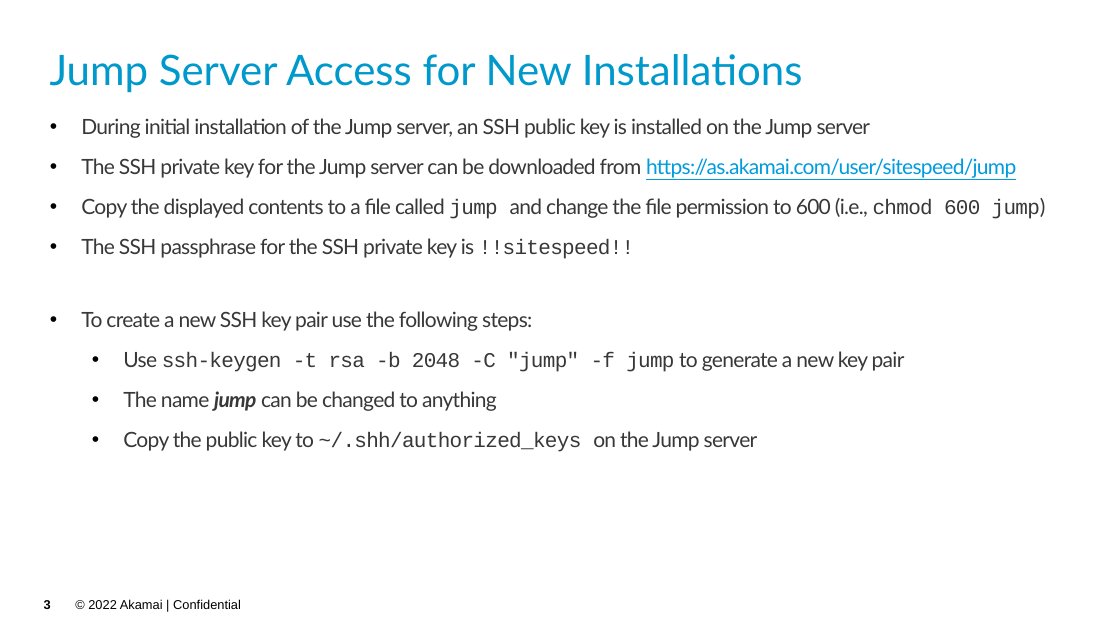
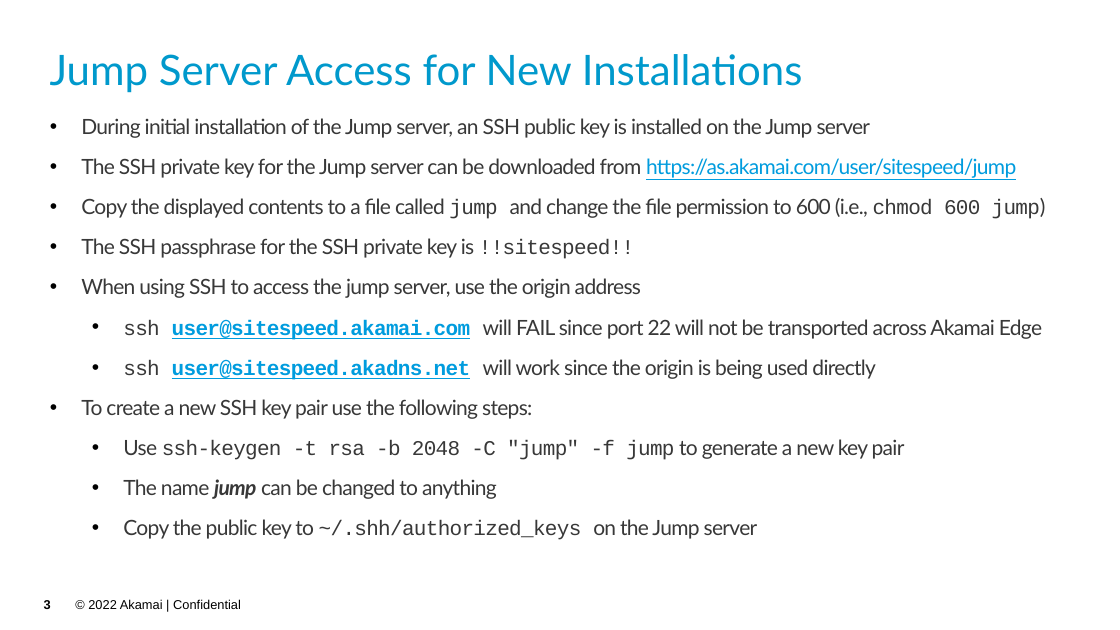
Before and after one commit to akamai-consulting/sitespeed, a slide deck: slide 3 of Info/Guide.pptx. Drawn at 1120x630 pixels with LibreOffice and Linux fonts; fonts in the diff are those of the drawing; background and template pictures are left out. Boxes give left, top, right and bottom in pixels: in the first picture for what was removed or moved away, otherwise in the second. Text is boxed around its words. In the diff, an @@ line names an element or a change of style, - is before the commit and + after.

```diff
--- a/Info/Guide.pptx
+++ b/Info/Guide.pptx
@@ text at [81, 278, 1042, 380]: paragraphs added @@
+• When using SSH to access the jump server, use the origin address
+  • ssh user@sitespeed.akamai.com will FAIL since port 22 will not be transported across Akamai Edge
+  • ssh user@sitespeed.akadns.net will work since the origin is being used directly
```
Also in this commit, not shown: 1 other slide changed, 3 other files.
